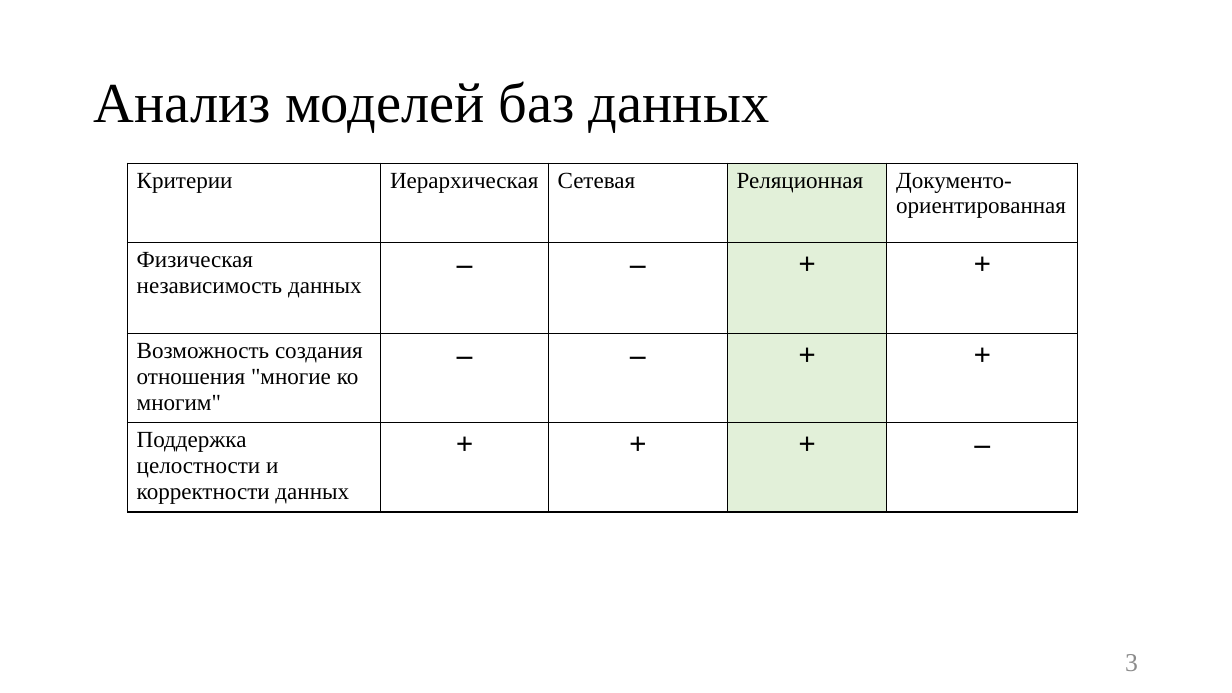
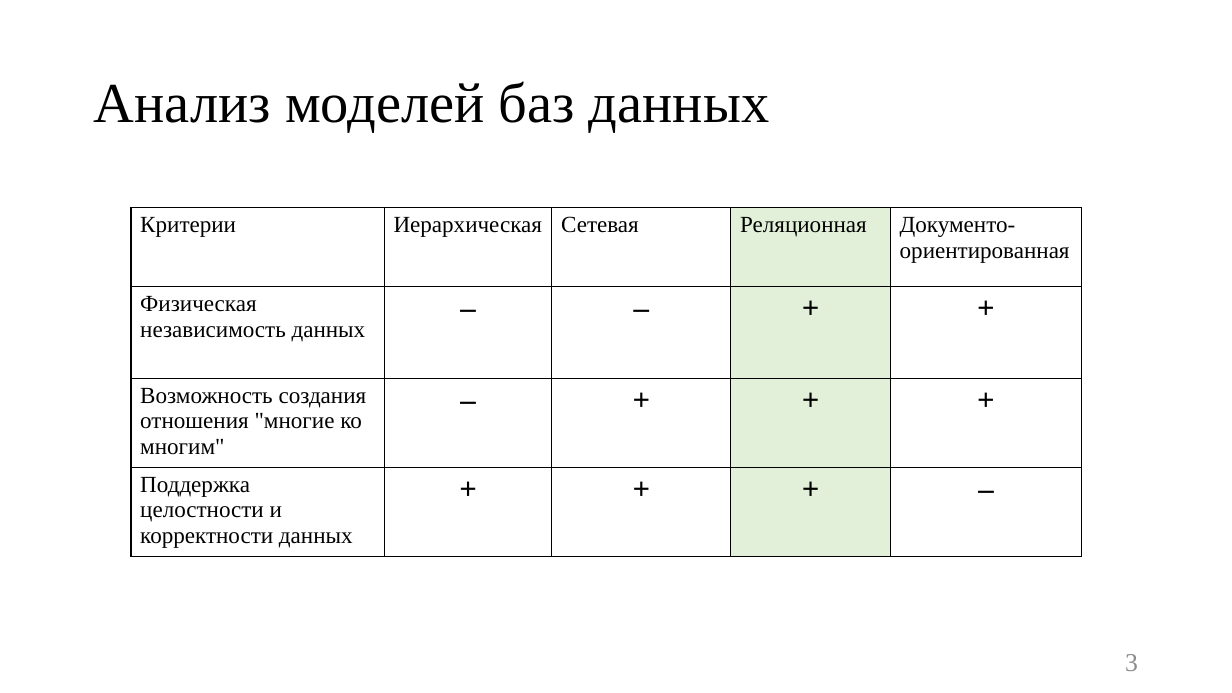
Before and after one commit to Kukushenok/competitive-math-game, a slide deck: slide 3 of docs/presentation.pptx. Drawn at 1232x693 pixels with LibreOffice and Linux fonts; fonts in the diff are those of the drawing. Boxes give left, top, right and bottom in pixels: in the first picture for what was removed or moved away, otherwise in the second. Text is boxed around its words. In the diff, an @@ line names an element or a change of style, - is before the commit and + after.

```diff
--- a/docs/presentation.pptx
+++ b/docs/presentation.pptx
@@ table at (131,208,1082,564) @@
-row 3, column 3: –
+row 3, column 3: +
@@ table: place and size @@
-table at (128,164,1079,519)
+table at (131,208,1082,564)
```
Also in this commit, not shown: 9 other slides changed, 8 other files.
